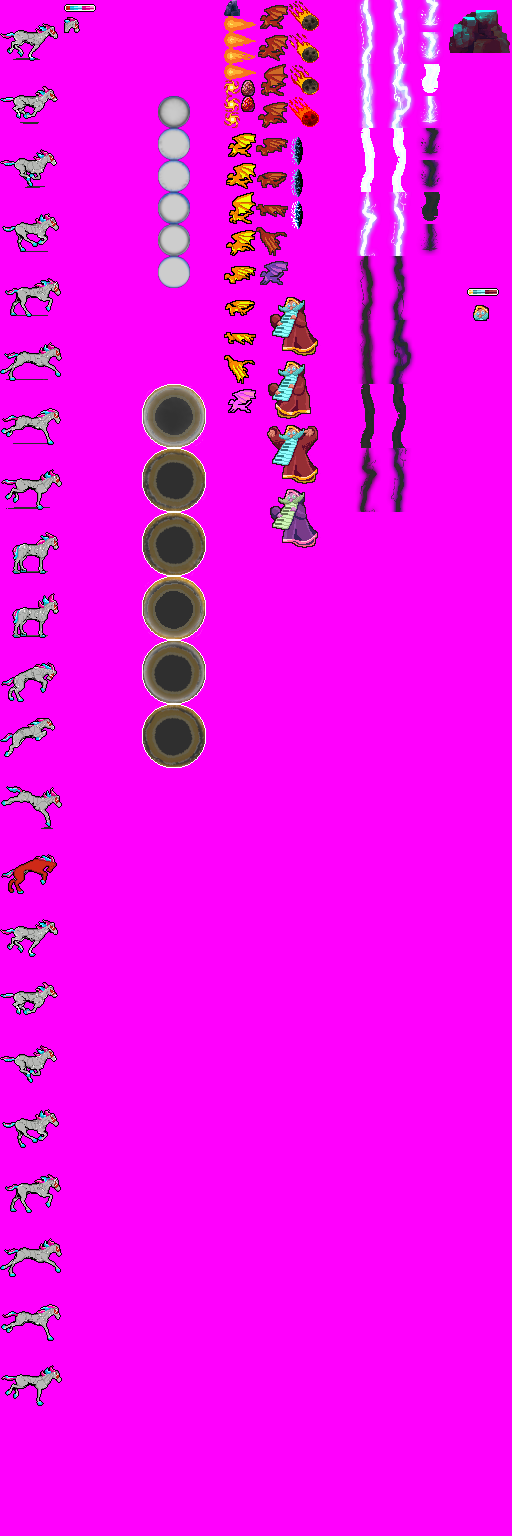
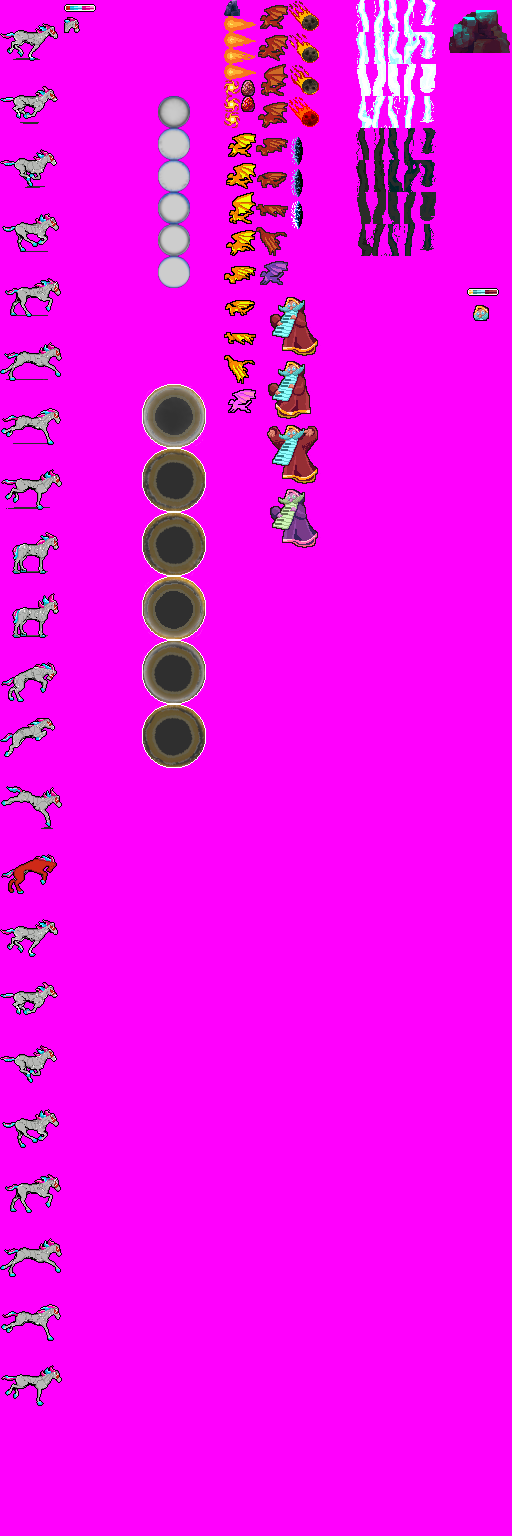
Layered file, before and after one edit (512px x 1536px). Changes by layer:
added layer "wizard_lightning1" above "wizard_lightning11" over [356, 0, 372, 256]
added layer "wizard_lightning11" above "wizard_lightning2" over [372, 0, 387, 256]
added layer "wizard_lightning2" above "wizard_lightning22" over [388, 0, 404, 256]
added layer "wizard_lightning22" above "wizard_lightning3" over [404, 0, 420, 256]
added layer "wizard_lightning3" above "_wizard_lightning1_full" over [420, 0, 436, 251]
renamed "wizard_lightning1" to "_wizard_lightning1_full", hid it, moved it above "_wizard_lightning2_full" over [355, 0, 382, 512]
renamed "wizard_lightning2" to "_wizard_lightning2_full", hid it, moved it above "_wizard_lightning3_full" over [386, 0, 416, 512]
renamed "wizard_lightning3" to "_wizard_lightning3_full", hid it, moved it above "wizard_blackhole" over [416, 0, 444, 256]
